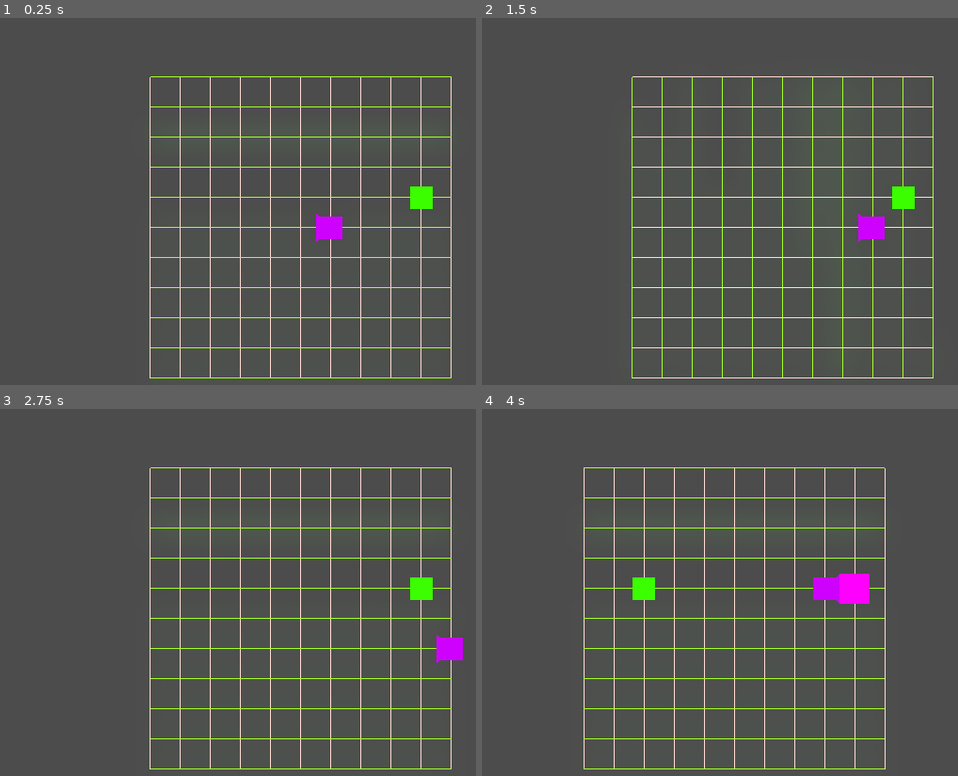
Above: before the commit, frames 1-4 (two rows, left to right).
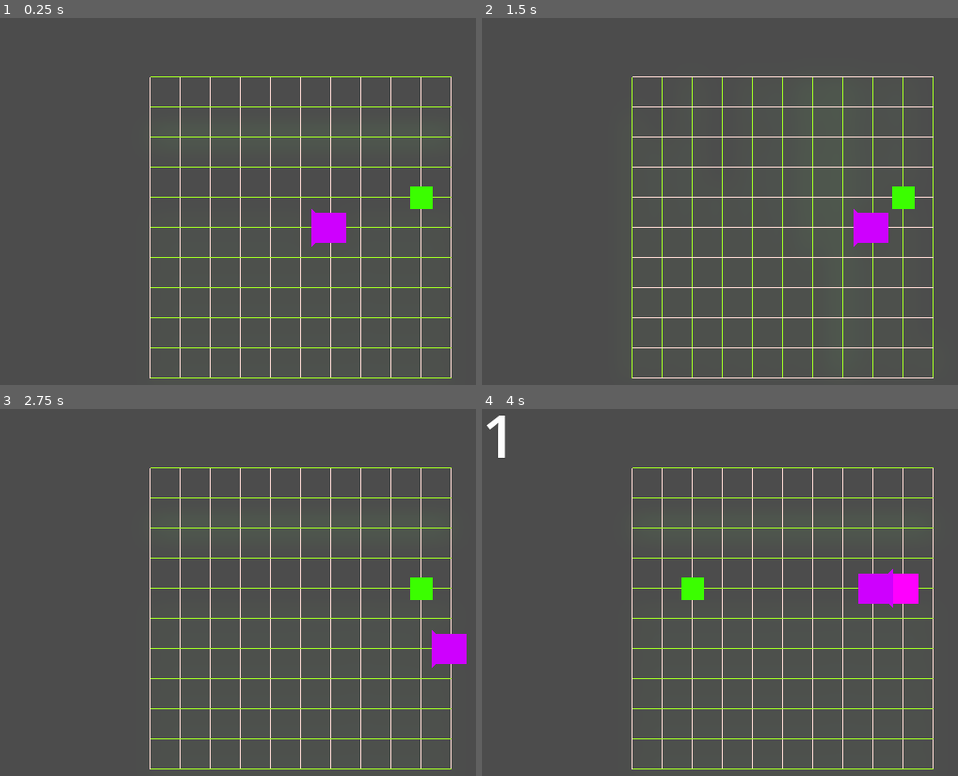
Above: after the commit, the same moments.

Repository: ahmetkozal/Godot-Mini_Games_Collection
Game: Godot game, scene res://Scenes/NoWallScene.tscn
The game is run twice, just before and just after one commit, with the same random seed, the same clock (stepped at 60 frames per second) and the same inputs. The engine's default icon, where the game draws it, is replaced by a stand-in: a white triangle on a blue panel in a dark square.
Inputs:
- Up to frame 1 (0.25 s): no input
- Up to frame 2 (1.5 s): tap Enter at 0.5 s; hold D (right) 0.53-1.28 s; tap Space (boost) at 0.6, 1.35 s; hold S (down) from 1.28 s (still down)
- Up to frame 3 (2.75 s): tap Space (boost) at 2, 2.1 s; release S (down) at 2.03 s; hold D (right) from 2.03 s (still down)
- Up to frame 4 (4 s): tap Enter at 2.75 s; release D (right) at 2.78 s; hold W (up) 2.78-3.53 s; tap Space (boost) at 2.85, 3.5, 3.6 s; hold A (left) from 3.53 s (still down)

The runs differ from the first frame. In frame 1, 0.3% of the frame differs, in the area x 65-73%, y 52-63%; in frame 2, 0.3%; in frame 3, 0.3%; in frame 4, 6.4%, in the area x 0-95%, y 1-99%.

Commit message:
snake parts can rotate too now

Diff:
--- a/sssnake/Characters/snake.tscn
+++ b/sssnake/Characters/snake.tscn
@@ -6,7 +6,7 @@
 [ext_resource type="Shader" uid="uid://b6xa0kwwpnkcg" path="res://Shaders/snake_part_shader.gdshader" id="2_uhes3"]
 
 [sub_resource type="RectangleShape2D" id="RectangleShape2D_pm0dr"]
-size = Vector2(24, 24)
+size = Vector2(32, 32)
 
 [sub_resource type="ShaderMaterial" id="ShaderMaterial_iuyki"]
 shader = ExtResource("2_uhes3")
@@ -28,7 +28,7 @@
 
 [node name="Head" type="Sprite2D" parent="." unique_id=945061647]
 material = SubResource("ShaderMaterial_iuyki")
-scale = Vector2(0.1875, 0.1875)
+scale = Vector2(0.25, 0.25)
 texture = ExtResource("1_4b4a7")
 
 [node name="Polygon2D" type="Polygon2D" parent="Head" unique_id=1903486924]
--- a/sssnake/Scenes/NoWallScene.tscn
+++ b/sssnake/Scenes/NoWallScene.tscn
@@ -3,9 +3,10 @@
 [ext_resource type="Script" uid="uid://odcu0hqeiaus" path="res://Scripts/game_area.gd" id="1_og78w"]
 [ext_resource type="Script" uid="uid://dghxhk34wj8n" path="res://Scripts/grid_system.gd" id="2_8rkg2"]
 [ext_resource type="PackedScene" uid="uid://cr8ixo2yeegap" path="res://Objects/food.tscn" id="3_5dvff"]
+[ext_resource type="PackedScene" uid="uid://ckdwr8yeum58y" path="res://Objects/wall.tscn" id="3_jgbtp"]
 [ext_resource type="Script" uid="uid://uitq46chate8" path="res://Scripts/food.gd" id="4_jgbtp"]
 [ext_resource type="PackedScene" uid="uid://ct4gpdh6va1fv" path="res://Characters/snake.tscn" id="5_25omh"]
-[ext_resource type="Script" uid="uid://kvw2sy5rfgfl" path="res://Scripts/camera_2d.gd" id="6_8rkg2"]
+[ext_resource type="Script" uid="uid://kvw2sy5rfgfl" path="res://Scripts/screen_shake.gd" id="6_8rkg2"]
 
 [sub_resource type="FastNoiseLite" id="FastNoiseLite_p8lu4"]
 noise_type = 3
@@ -29,6 +30,7 @@
 
 [node name="GridSystem" type="Node2D" parent="GameArea" unique_id=547187740 node_paths=PackedStringArray("player")]
 script = ExtResource("2_8rkg2")
+wall_scene = ExtResource("3_jgbtp")
 player = NodePath("../Snake")
 standard_grid_color = Color(0.99999934, 0.85814625, 0.83457625, 1)
 
@@ -42,6 +44,8 @@
 position = Vector2(32, 32)
 collision_mask = 2
 grid_system = NodePath("../GridSystem")
+
+[node name="Walls" type="Node2D" parent="GameArea" unique_id=927371549]
 
 [node name="Camera2D" type="Camera2D" parent="." unique_id=1331286782]
 position = Vector2(320, 240)
--- a/sssnake/Scenes/WithWallScene.tscn
+++ b/sssnake/Scenes/WithWallScene.tscn
@@ -6,7 +6,7 @@
 [ext_resource type="Script" uid="uid://uitq46chate8" path="res://Scripts/food.gd" id="4_qldu3"]
 [ext_resource type="PackedScene" uid="uid://ct4gpdh6va1fv" path="res://Characters/snake.tscn" id="5_jmy5y"]
 [ext_resource type="PackedScene" uid="uid://ckdwr8yeum58y" path="res://Objects/wall.tscn" id="6_rlpm8"]
-[ext_resource type="Script" uid="uid://kvw2sy5rfgfl" path="res://Scripts/camera_2d.gd" id="7_jjp5c"]
+[ext_resource type="Script" uid="uid://kvw2sy5rfgfl" path="res://Scripts/screen_shake.gd" id="7_jjp5c"]
 
 [sub_resource type="Environment" id="Environment_50ct6"]
 background_mode = 3
--- a/sssnake/Scripts/PlayerScripts/snake_movement.gd
+++ b/sssnake/Scripts/PlayerScripts/snake_movement.gd
@@ -11,6 +11,7 @@
 @onready var CELL_SIZE 		: int = grid_system.GRID_SIZE
 
 var grid_array 		: Array[Vector2i] = []
+var rotation_array	: Array[float] = []
 var parts			: Array[Node2D] = []
 var point 			: int = 0
 var k 				: float = 1.0
@@ -20,6 +21,7 @@
 var prev_dir 		: Vector2i
 var can_input 		: bool
 var grid_pos		: Vector2i
+var current_rot		: float
 var boost_enabled : bool = false
 
 func _ready() -> void:
@@ -35,7 +37,8 @@
 	if move_timer <= 0.0:
 		grid_pos += move_dir
 		position = grid_pos * CELL_SIZE
-		head.global_rotation = Vector2(move_dir).angle()
+		current_rot = Vector2(move_dir).angle()
+		head.global_rotation = current_rot
 		prev_dir = move_dir
 		can_input = true
 		if boost_enabled:
@@ -43,7 +46,9 @@
 		else:
 			move_timer = base_move_timer * k
 		log_grid()
+		log_rotation()
 		update_part_pos()
+		update_part_rotation()
 	else:
 		move_timer -= delta
 	if Input.is_action_just_pressed("boost"):
@@ -80,6 +85,11 @@
 	while grid_array.size() > point + 2:
 		grid_array.remove_at(0)
 
+func log_rotation() -> void:
+	rotation_array.append(current_rot)
+	while rotation_array.size() > point + 2:
+		rotation_array.remove_at(0)
+
 func grow_snake() -> void:
 	var body_part = body_part_scene.instantiate()
 	body_parts.add_child(body_part)
@@ -89,6 +99,11 @@
 func update_part_pos() -> void:
 	for i in range(0,parts.size()):
 		parts[i].global_position = grid_system.to_global(Vector2(grid_array[grid_array.size() - i - 2] * CELL_SIZE))
+
+
+func update_part_rotation() -> void:
+	for i in range(0,parts.size()):
+		parts[i].global_rotation = rotation_array[rotation_array.size() - i - 1]
 
 func control_shiny_grids(move_dir: Vector2i) -> void:
 	if move_dir == Vector2i.UP || move_dir == Vector2i.DOWN:
--- a/sssnake/Scripts/camera_2d.gd
+++ b/sssnake/Scripts/screen_shake.gd
@@ -1,5 +1,6 @@
 extends Camera2D
-
+# copied from this reddit post
+# https://www.reddit.com/r/godot/comments/17e8s6f/screencamera_shake_2dgodot_4/
 @export var decay := 0.8 #How quickly shaking will stop [0,1].
 @export var max_offset := Vector2(100,75) #Maximum displacement in pixels.
 @export var max_roll = 0.0 #Maximum rotation in radians (use sparingly).
Renamed: sssnake/Scripts/camera_2d.gd.uid -> sssnake/Scripts/screen_shake.gd.uid
